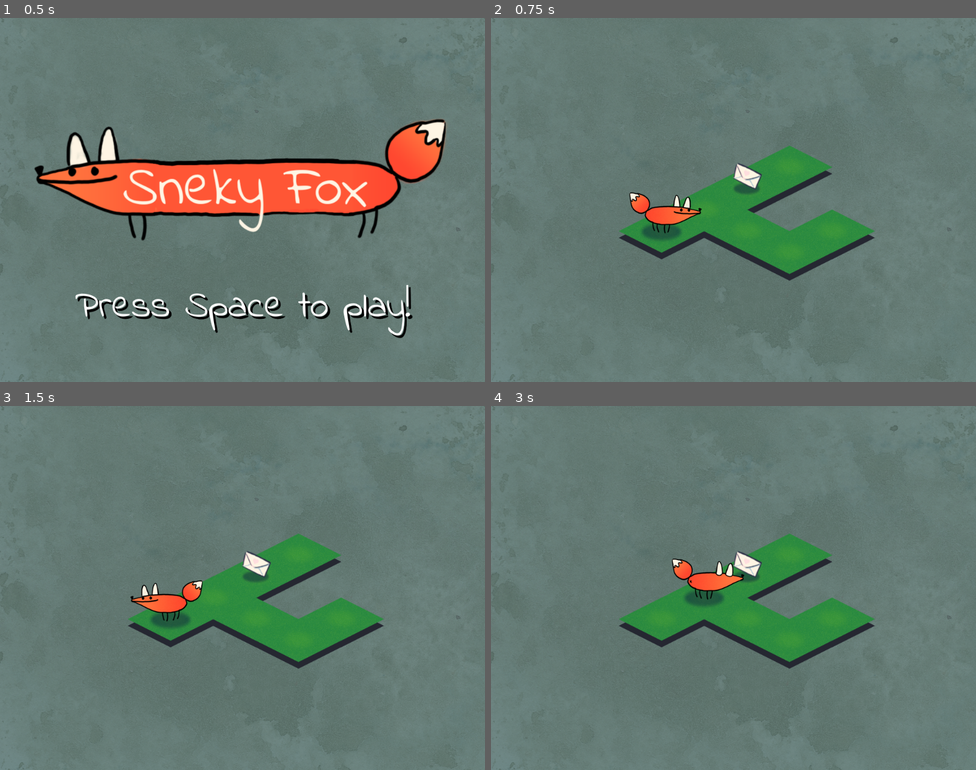
Above: before the commit, frames 1-4 (two rows, left to right).
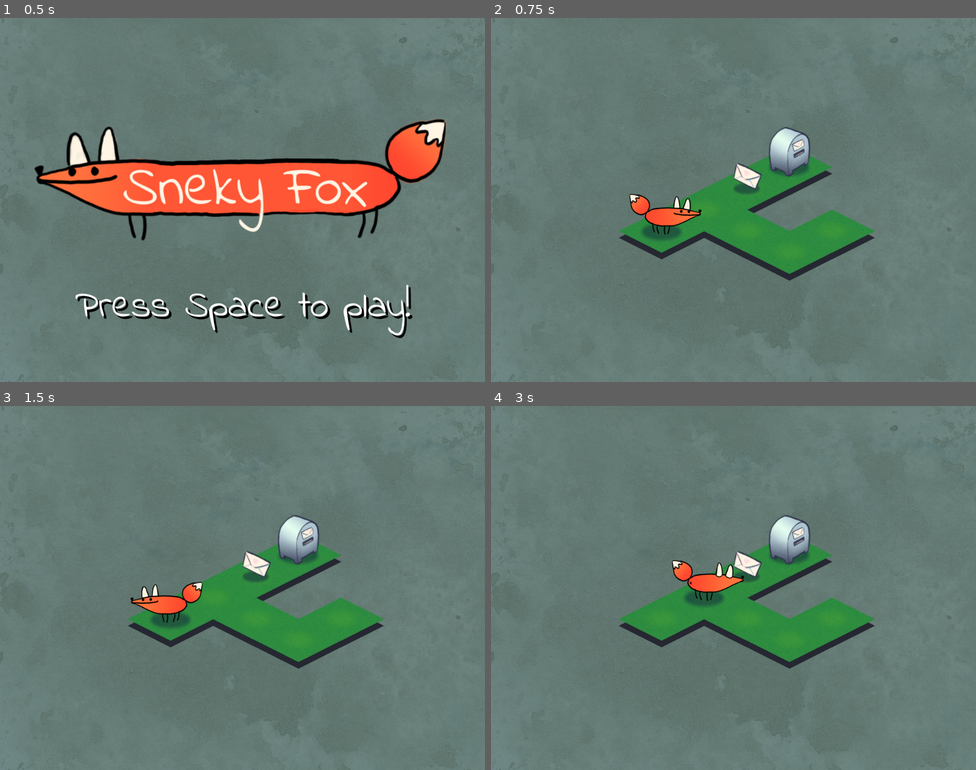
Above: after the commit, the same moments.

Repository: mystal/ggj-2018
Game: Godot game, scene res://ui/menus/title_screen.tscn
Same seed, same stepped clock (60 frames per second), same inputs: the game is played once before the commit and once after it.
Inputs:
- Up to frame 1 (0.5 s): no input
- Up to frame 2 (0.75 s): tap Space at 0.5 s; hold Right (ui_right) from 0.53 s (still down); hold Enter (ui_accept) from 0.53 s (still down)
- Up to frame 3 (1.5 s): release Right (ui_right) at 1.28 s; release Enter (ui_accept) at 1.28 s; hold Down (ui_down) from 1.28 s (still down); tap Enter (ui_accept) at 1.35 s
- Up to frame 4 (3 s): tap Enter (ui_accept) at 1.52, 1.82, 2, 2.85 s; release Down (ui_down) at 2.03 s; hold Right (ui_right) 2.03-2.78 s; hold Enter (ui_accept) 2.03-2.78 s; hold Up (ui_up) from 2.78 s (still down)

Frame 1 is identical in both runs. In frame 2, 1.3% of the frame differs, in the area x 28-66%, y 30-60%; in frame 3, 1.3%; in frame 4, 1.3%.

Commit message:
Add mailbox entity and logic!
And now we can win levels 🎉

Diff:
--- /dev/null
+++ b/godot/entities/mailbox/mailbox.gd
@@ -0,0 +1,10 @@
+@tool
+class_name Mailbox
+extends Node2D
+
+@export var tile_pos := Vector2i.ZERO:
+	set(value):
+		tile_pos = value
+		var grid: TileMapLayer = %GroundTiles
+		if grid:
+			position = grid.to_global(grid.map_to_local(tile_pos))
--- /dev/null
+++ b/godot/entities/mailbox/mailbox.tscn
@@ -0,0 +1,16 @@
+[gd_scene load_steps=4 format=3 uid="uid://80d58xng0nfl"]
+
+[ext_resource type="Texture2D" uid="uid://b7voaxg0yb5pm" path="res://entities/mailbox/mailbox.png" id="1_7ewsr"]
+[ext_resource type="Script" path="res://entities/mailbox/mailbox.gd" id="1_nadwd"]
+[ext_resource type="Texture2D" uid="uid://4qrd5njmags8" path="res://entities/shared/shadow.png" id="2_x3kp6"]
+
+[node name="Mailbox" type="Node2D" groups=["mailbox"]]
+script = ExtResource("1_nadwd")
+
+[node name="ShadowSprite" type="Sprite2D" parent="."]
+scale = Vector2(1.2, 1.2)
+texture = ExtResource("2_x3kp6")
+
+[node name="MailboxSprite" type="Sprite2D" parent="."]
+position = Vector2(0, -32)
+texture = ExtResource("1_7ewsr")
--- a/godot/entities/player/player.gd
+++ b/godot/entities/player/player.gd
@@ -51,12 +51,22 @@
 func _check_overlaps() -> void:
 	var all_mail := get_tree().get_nodes_in_group("mail")
 	for node in all_mail:
-		var mail = node as Mail
+		var mail := node as Mail
 		if mail and mail.tile_pos == tile_pos:
 			# Pick up mail piece!
 			_has_mail = true
 			_update_sprite()
 			mail.pick_up()
+
+	if _has_mail:
+		var all_mailboxes := get_tree().get_nodes_in_group("mailbox")
+		for node in all_mailboxes:
+			var mailbox := node as Mailbox
+			if mailbox and mailbox.tile_pos == tile_pos:
+				var level := get_tree().current_scene as Level
+				if level:
+					level._start_next_level()
+
 
 func _update_sprite() -> void:
 	match facing:
--- a/godot/entities/player/player.tscn
+++ b/godot/entities/player/player.tscn
@@ -8,6 +8,7 @@
 [ext_resource type="Texture2D" uid="uid://dox3g4424bdur" path="res://entities/player/sneky_back_with_mail.png" id="5_cadrd"]
 
 [node name="Player" type="Node2D"]
+z_index = 10
 script = ExtResource("1_ag812")
 FRONT_SPRITE = ExtResource("1_qikv6")
 BACK_SPRITE = ExtResource("3_kvxpt")
@@ -19,6 +20,6 @@
 texture = ExtResource("1_kq3yy")
 
 [node name="FoxSprite" type="Sprite2D" parent="."]
-position = Vector2(12, -40)
+position = Vector2(12, -37)
 texture = ExtResource("1_qikv6")
 flip_h = true
--- a/godot/levels/level.gd
+++ b/godot/levels/level.gd
@@ -1,5 +1,10 @@
 class_name Level
 extends Node2D
 
+@export var NEXT_LEVEL: PackedScene
+
 func _ready() -> void:
 	AudioManager.play_bgm()
+
+func _start_next_level() -> void:
+	get_tree().change_scene_to_packed(NEXT_LEVEL)
--- /dev/null
+++ b/godot/levels/level1.tscn
@@ -0,0 +1,38 @@
+[gd_scene load_steps=7 format=3 uid="uid://d1x1pdn1lnav3"]
+
+[ext_resource type="Script" path="res://levels/level.gd" id="1_26h6e"]
+[ext_resource type="Texture2D" uid="uid://bdxepipqf50mm" path="res://shared/background.png" id="2_eo4og"]
+[ext_resource type="TileSet" uid="uid://d2rnlhlproojv" path="res://levels/tiles/level_tile_set.tres" id="3_0qcg5"]
+[ext_resource type="PackedScene" uid="uid://bnptf7dds53gt" path="res://entities/player/player.tscn" id="4_imunj"]
+[ext_resource type="PackedScene" uid="uid://v47jmubuxh50" path="res://entities/mail/mail.tscn" id="5_3ky10"]
+[ext_resource type="PackedScene" uid="uid://80d58xng0nfl" path="res://entities/mailbox/mailbox.tscn" id="6_jlyxt"]
+
+[node name="Level" type="Node2D"]
+script = ExtResource("1_26h6e")
+
+[node name="Background" type="Sprite2D" parent="."]
+z_index = -100
+texture = ExtResource("2_eo4og")
+centered = false
+
+[node name="Grid" type="Node2D" parent="."]
+y_sort_enabled = true
+
+[node name="GroundTiles" type="TileMapLayer" parent="Grid"]
+unique_name_in_owner = true
+z_index = -10
+y_sort_enabled = true
+tile_map_data = PackedByteArray(0, 0, 6, 0, 3, 0, 0, 0, 0, 0, 0, 0, 0, 0, 7, 0, 2, 0, 0, 0, 0, 0, 0, 0, 0, 0, 6, 0, 2, 0, 0, 0, 0, 0, 0, 0, 0, 0, 7, 0, 1, 0, 0, 0, 0, 0, 0, 0, 0, 0, 8, 0, 1, 0, 0, 0, 0, 0, 0, 0, 0, 0)
+tile_set = ExtResource("3_0qcg5")
+
+[node name="Player" parent="Grid" instance=ExtResource("4_imunj")]
+position = Vector2(360, 451)
+tile_pos = Vector2i(6, 3)
+
+[node name="Mail" parent="Grid" instance=ExtResource("5_3ky10")]
+position = Vector2(450, 405)
+tile_pos = Vector2i(6, 2)
+
+[node name="Mailbox" parent="Grid" instance=ExtResource("6_jlyxt")]
+position = Vector2(720, 450)
+tile_pos = Vector2i(8, 1)
--- a/godot/levels/mockup_level.tscn
+++ b/godot/levels/mockup_level.tscn
@@ -1,13 +1,16 @@
-[gd_scene load_steps=6 format=4 uid="uid://brf7jrw37s4t6"]
+[gd_scene load_steps=8 format=4 uid="uid://brf7jrw37s4t6"]
 
 [ext_resource type="Texture2D" uid="uid://bdxepipqf50mm" path="res://shared/background.png" id="1_dkx27"]
 [ext_resource type="Script" path="res://levels/level.gd" id="1_pbmp5"]
+[ext_resource type="PackedScene" uid="uid://d1x1pdn1lnav3" path="res://levels/level1.tscn" id="2_pqwk4"]
 [ext_resource type="TileSet" uid="uid://d2rnlhlproojv" path="res://levels/tiles/level_tile_set.tres" id="3_xnuki"]
 [ext_resource type="PackedScene" uid="uid://bnptf7dds53gt" path="res://entities/player/player.tscn" id="4_baiij"]
 [ext_resource type="PackedScene" uid="uid://v47jmubuxh50" path="res://entities/mail/mail.tscn" id="5_wed38"]
+[ext_resource type="PackedScene" uid="uid://80d58xng0nfl" path="res://entities/mailbox/mailbox.tscn" id="6_4e4kd"]
 
-[node name="MockupLevel" type="Node2D"]
+[node name="Level" type="Node2D"]
 script = ExtResource("1_pbmp5")
+NEXT_LEVEL = ExtResource("2_pqwk4")
 
 [node name="Background" type="Sprite2D" parent="."]
 z_index = -100
@@ -24,10 +27,14 @@
 tile_map_data = PackedByteArray("AAAGAAAAAAAAAAAAAAAGAAEAAAAAAAAAAAAGAAIAAAAAAAAAAAAGAAMAAAAAAAAAAAAHAAIAAAAAAAAAAAAIAAIAAAAAAAAAAAAIAAEAAAAAAAAAAAA=")
 tile_set = ExtResource("3_xnuki")
 
+[node name="Mail" parent="Grid" instance=ExtResource("5_wed38")]
+position = Vector2(540, 360)
+tile_pos = Vector2i(6, 1)
+
+[node name="Mailbox" parent="Grid" instance=ExtResource("6_4e4kd")]
+position = Vector2(630, 315)
+tile_pos = Vector2i(6, 0)
+
 [node name="Player" parent="Grid" instance=ExtResource("4_baiij")]
 position = Vector2(360, 451)
 tile_pos = Vector2i(6, 3)
-
-[node name="Mail" parent="Grid" instance=ExtResource("5_wed38")]
-position = Vector2(540, 360)
-tile_pos = Vector2i(6, 1)
--- a/godot/project.godot
+++ b/godot/project.godot
@@ -29,6 +29,7 @@
 [global_group]
 
 mail=""
+mailbox=""
 
 [rendering]
 
